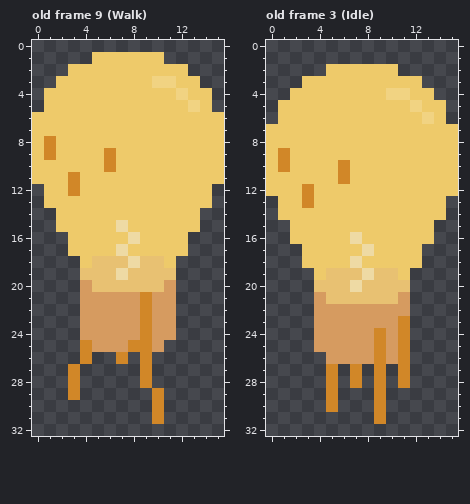
Edited in one commit: pixel-art file (Games/Curdle-Dec2021/Assets/on.aseprite). Above: the version before the commit.
16x33 pixels, 21 frames. Pixels under 10% opacity are left out. Shown: old frame 9 (Walk), old frame 3 (Idle). The commit also changed other frames, which this record leaves out.
After the commit:
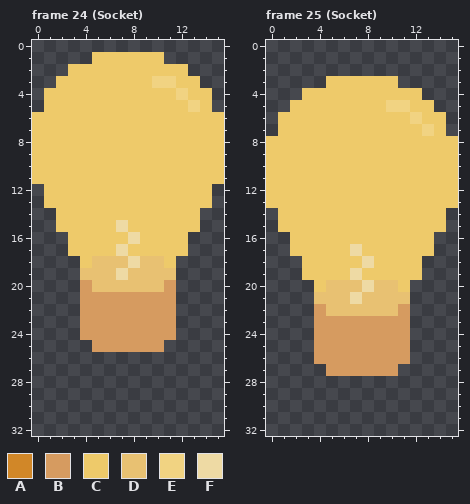
Palette (. is transparent): A #d18728  B #d69b60  C #eeca6a  D #e8c172  E #f1d382  F #eedaa4
A new or re-ordered frame is compared with the old frame closest to it.
From old to new:
frames 21 -> 26
layer "Layer 2" now hidden
Frame 24 (Socket) is new; against old frame 9 (Walk):
The author changed colour A to colour B in rows 21 to 24 at x 9; in row 25 at x 8 to 9.
The author changed colour A to colour C in row 8 at x 1; in row 9 at x 1 and 6; in row 10 at x 6; in rows 11 to 12 at x 3.
The author cleared colour A in row 25 at x 4; in row 26 at x 4, 7 and 9; in rows 27 to 28 at x 3 and 9; in row 29 at x 3 and 10; in rows 30 to 31 at x 10.
Frame 25 (Socket) is new; against old frame 3 (Idle), layers "Shading", "Body":
Colour B now appears in row 26 at x 4; in row 27 at x 6, 8 and 10.
The author changed colour A to colour B in row 23 at x 11; in rows 24 to 26 at x 9 and 11; in row 27 at x 5, 7 and 9.
Colour C now appears in row 13 at x 0 and 15; in row 15 at x 1 and 14; in row 17 at x 2 and 13; in row 19 at x 3 and 12.
The author changed colour A to colour C in row 9 at x 1; in row 10 at x 1 and 6; in row 11 at x 6; in rows 12 to 13 at x 3.
The author changed colour D to colour C in row 19 at x 5 to 6 and 9 to 10; in row 20 at x 4 and 11.
The author changed colour E to colour C in row 4 at x 10 to 11; in row 5 at x 12; in row 6 at x 13.
The author changed colour F to colour C in row 16 at x 7; in row 17 at x 8; in row 18 at x 7; in row 19 at x 8.
The author changed colour B to colour D in row 21 at x 4 and 11; in row 22 at x 5 to 10.
The author changed colour F to colour D in row 20 at x 7.
The author changed colour C to colour E in row 5 at x 10 to 11; in row 6 at x 12; in row 7 at x 13.
The author changed colour C to colour F in row 17 at x 7; in row 18 at x 8.
The author changed colour D to colour F in row 19 at x 7; in row 20 at x 8; in row 21 at x 7.
The author cleared colour A in row 27 at x 11; in row 28 at x 5, 7, 9 and 11; in rows 29 to 30 at x 5 and 9; in row 31 at x 9.
The author cleared colour C in row 2 at x 5 to 10; in row 3 at x 3 to 4 and 11 to 12; in row 4 at x 2 and 13; in row 5 at x 1 and 14; in row 7 at x 0 and 15.
Where, in picture pixels (left, top, right, bottom), the same in both pictures:
changed: (44, 136, 116, 196)
changed: (68, 292, 164, 424)
changed: (266, 64, 458, 424)
